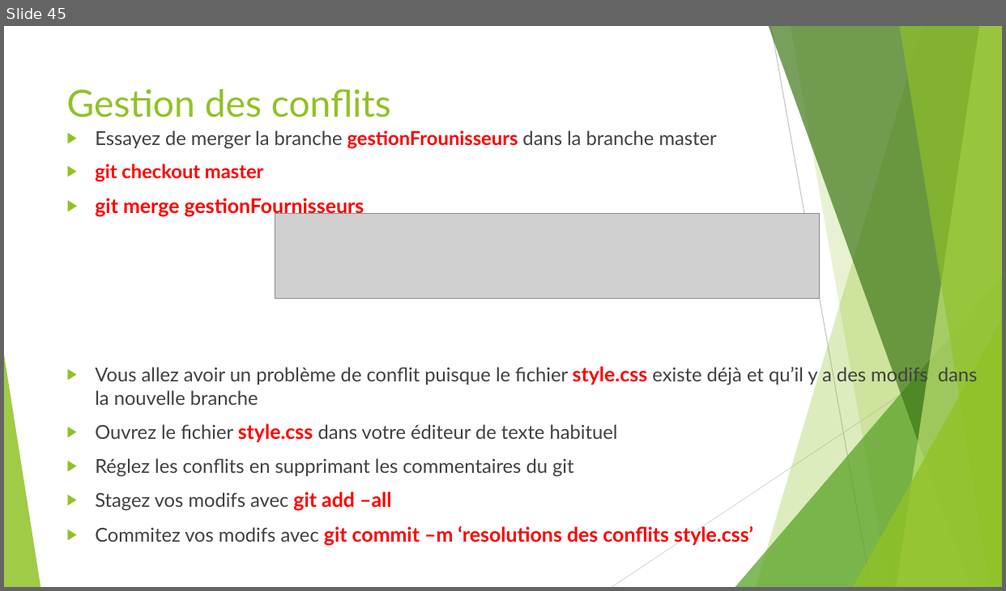
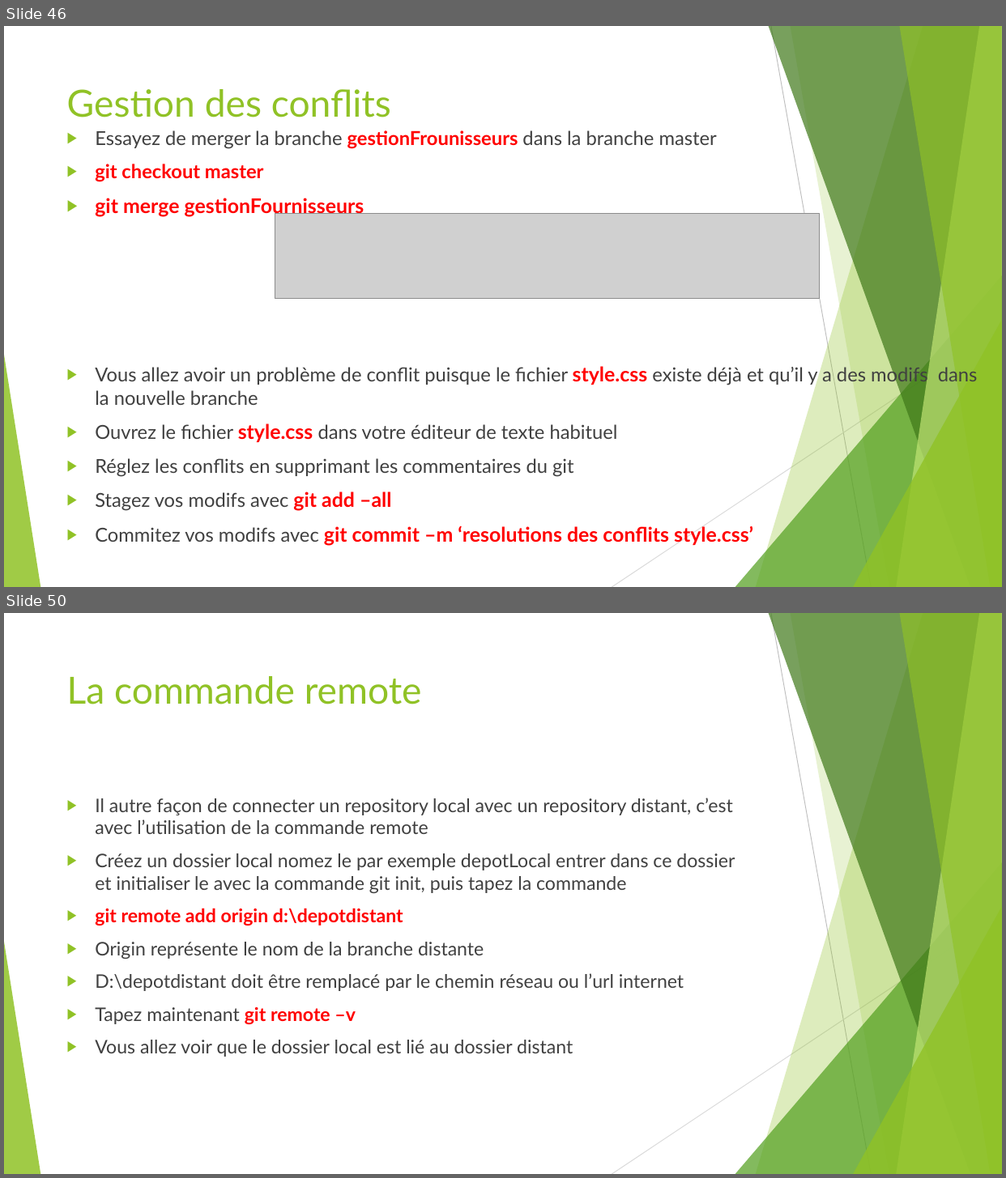
Before and after one commit to ousrah/DEV202, a slide deck: git/Formation Git.pptx. Shown one above the other, each under a label of ours: slide 45 before the commit, slides 46 and 50 after it; the slides between them are not shown. The pictures are 1006x591 and 1006x1178 pixels, drawn with LibreOffice and Linux fonts; fonts in the diff are those of the drawing; grey boxes stand for pictures. Boxes give left, top, right and bottom in pixels: in the first picture for what was removed or moved away, otherwise in the second. Text is boxed around its words. In the diff, an @@ line names an element or a change of style, - is before the commit and + after.

```diff
--- a/git/Formation Git.pptx
+++ b/git/Formation Git.pptx
@@ slide 50 added at (4, 613, 1002, 1174), background #FFFFFF; not listed: 10 template elements that a slide beside it also shows @@
@@ title added at (67, 676, 422, 705), 36 pt, text #90C226 @@
+La commande remote
@@ text added at (95, 798, 735, 1057), 18 pt, text #404040 @@
+▶ Il autre façon de connecter un repository local avec un repository distant, c’est avec l’utilisation de la commande remote
+▶ Créez un dossier local nomez le par exemple depotLocal entrer dans ce dossier et initialiser le avec la commande git init, puis tapez la commande
+▶ git remote add origin d:\depotdistant
+▶ Origin représente le nom de la branche distante
+▶ D:\depotdistant doit être remplacé par le chemin réseau ou l’url internet
+▶ Tapez maintenant git remote –v
+▶ Vous allez voir que le dossier local est lié au dossier distant
@@ what was slide 45 is now slide 46 @@
```
Also in this commit, not shown: 4 slides changed, 20 other slides added, 1 slide removed.
